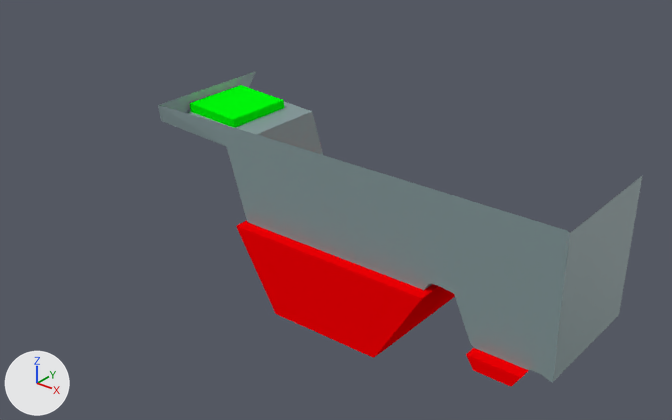
What one commit did to the Blender file Assets/Prefabs/Level1/Import/Blender/lvl_Cave.blend.
Camera for both pictures: a 50 mm lens placed at (263.0, -425.0, 273.0), pointed at (-89.0, 15.0, 0.0). The axes (+X, +Y, +Z) are drawn at lower left. The lights are the same throughout.

Names of what the first picture shows: 'die_box.001', 'die_box.002', 'solid_level', 'win_box.001'.
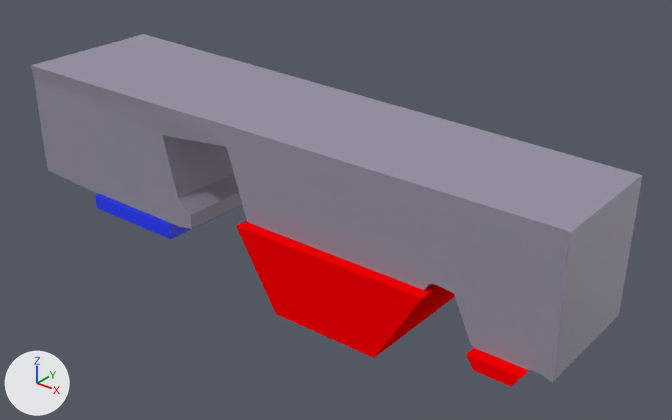
Commit message: Added water

Where the newer file only moved an object's origin or applied its transform, the numbers keep the older frame.

Where the change shows, as pixel boxes [x1, y1, x2, y2] in the pictures (672 x 420 px):
'solid_level', reshaped (26% wider, 12% taller): before [158, 71, 642, 382]; after [31, 34, 642, 382]
'win_box.001', deleted: before [190, 85, 284, 128]
'spr_water', added (blue): after [95, 194, 241, 239]
part 1 of me_plane_001, built on: before [158, 71, 312, 147]; after [31, 34, 642, 233]

What changed in the scene script:
```text
Add mat_water:
    mat_water = principled_material('Water')
    mat_water.base_color = (0.00941, 0.0346, 1.0)  # blue #1834ff
Change me_plane_001:
    used by ob_solid_level; location = (-35.2, 8.3, 0.0); rotation_euler = (0.0, 0.0, 3.142), in degrees (0, 0, 180)
    remove me_plane_001.from_pydata(...)  # 65 vertices, 37 faces; spans x -138.0..153.0, y -39.0..59.0, z -41.0..69.0
    add me_plane_001.from_pydata(...)  # 95 vertices, 62 faces; spans x -138.0..293.0, y -53.0..59.0, z -41.0..70.0
    me_plane_001 part 1
    1 vertex is removed from x 153.0, y -39.0, z 69.0
    1 face is deleted
    2 vertices move from x 153.0, y -30.0..53.0, z 58.0 to x 153.0, y -30.0..53.0, z 47.0
    25 vertices are added at x 131.0..293.0, y -53.0..55.0, z -25.0..70.0
    6 new vertices lie (0.0, 83.0, 0.0) away from vertices in x 131.0..292.0, y -30.0, z -18.0..4.0
    26 new faces join them, mat_rock (grey #9691a3)
Add me_plane_005:
    me_plane_005.from_pydata([(-40.5, 42.0, 0.0), (40.0, 41.6, 0.0), (-40.5, -45.8, 0.0), (40.0, -45.4, 0.0), (40.0, -45.4, -10.7), (40.0, 41.6, -10.7), (-40.5, -45.8, -10.7), (-40.5, 42.0, -10.7)], [], [(0, 2, 3, 1), (7, 5, 4, 6), (0, 7, 6, 2), (3, 4, 5, 1), (1, 5, 7, 0), (2, 6, 4, 3)])
    me_plane_005.materials.append(mat_water)  # blue #1834ff
Remove ob_win_box_001:
    ob_win_box_001 = bpy.data.objects.new('win_box.001', me_cube_013)
    ob_win_box_001.location = (-156.8, 8.3, 57.2)
Add ob_spr_water:
    ob_spr_water = bpy.data.objects.new('spr_water', me_plane_005)
    ob_spr_water.location = (-226.1, -1.9, -17.9)
```
